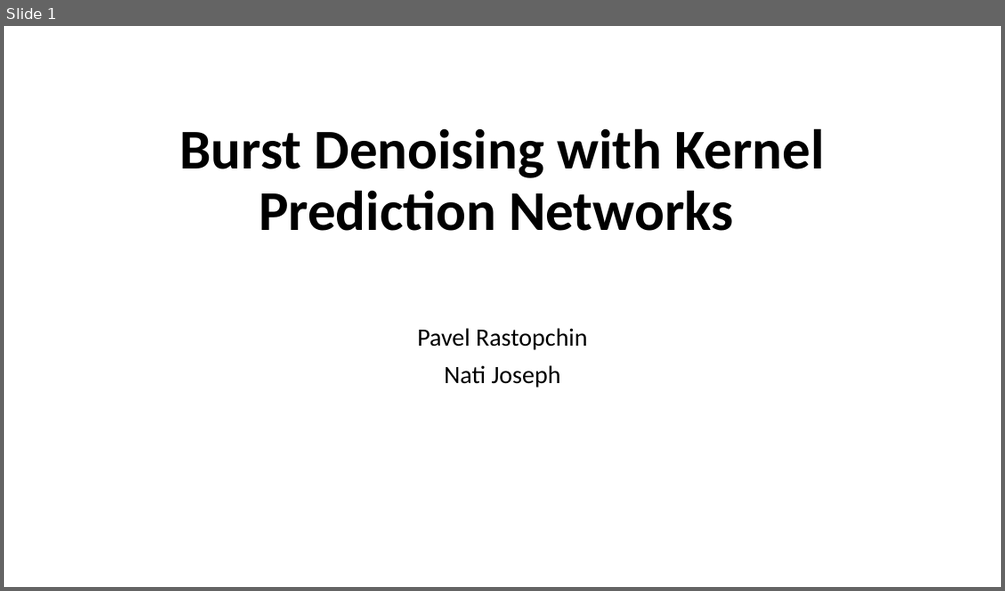
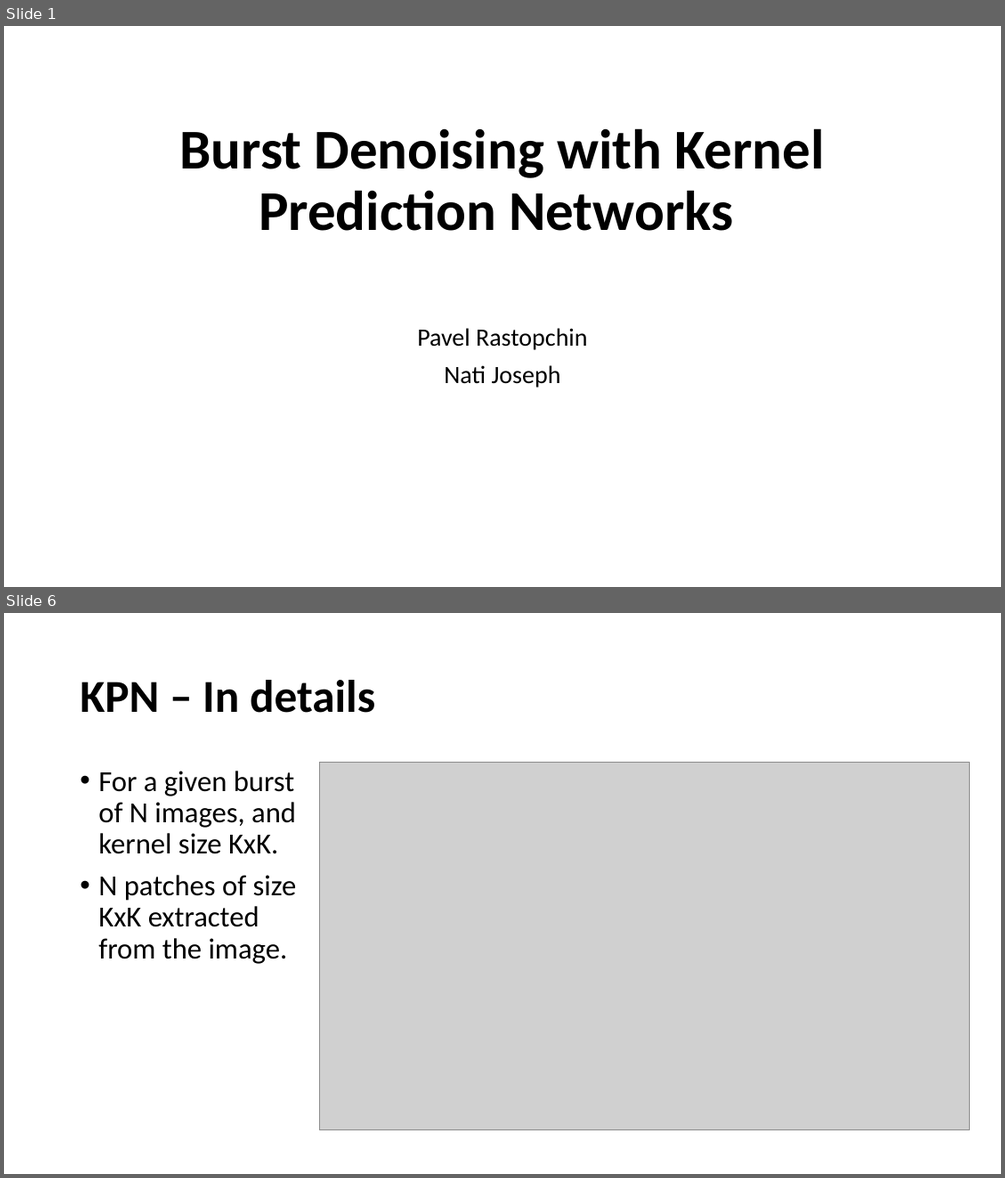
Before and after one commit to zhanglijian/DIP_Project, a slide deck: Burst Denoising with Kernel Prediction Networks.pptx. Shown one above the other, each under a label of ours: slide 1 before the commit, slides 1 and 6 after it; the slides between them are not shown. The pictures are 1005x591 and 1005x1178 pixels, drawn with LibreOffice and Linux fonts; fonts in the diff are those of the drawing; grey boxes stand for pictures. Boxes give left, top, right and bottom in pixels: in the first picture for what was removed or moved away, otherwise in the second. Text is boxed around its words. In the diff, an @@ line names an element or a change of style, - is before the commit and + after.

```diff
--- a/Burst Denoising with Kernel Prediction Networks.pptx
+++ b/Burst Denoising with Kernel Prediction Networks.pptx
@@ slide 6 added at (4, 613, 1001, 1174), background #FFFFFF @@
@@ title added at (80, 680, 375, 713), 44 pt, text #000000, bold @@
+KPN – In details
@@ text added at (98, 771, 297, 964), 28 pt, text #000000 @@
+• For a given burst of N images, and kernel size KxK.
+• N patches of size KxK extracted from the image.
@@ picture added at (320, 763, 970, 1130) @@
```
Also in this commit, not shown: 13 slides changed, 7 other slides added, 1 slide removed.
